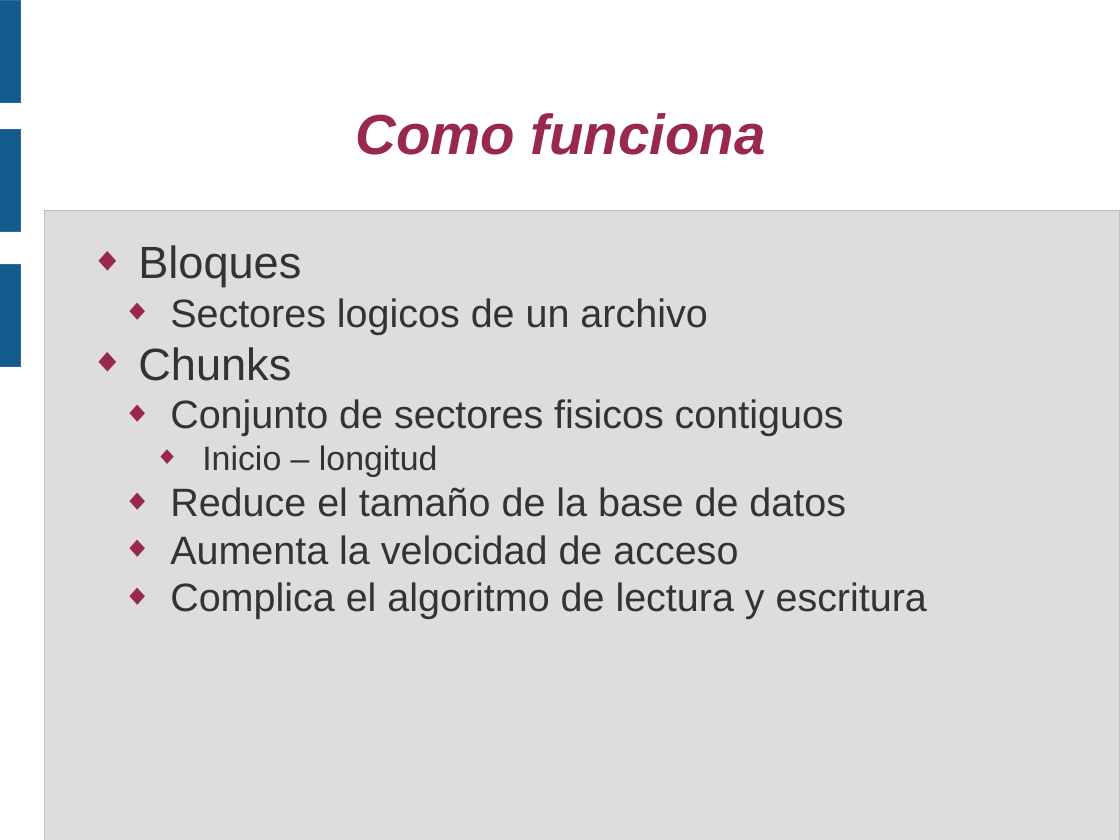
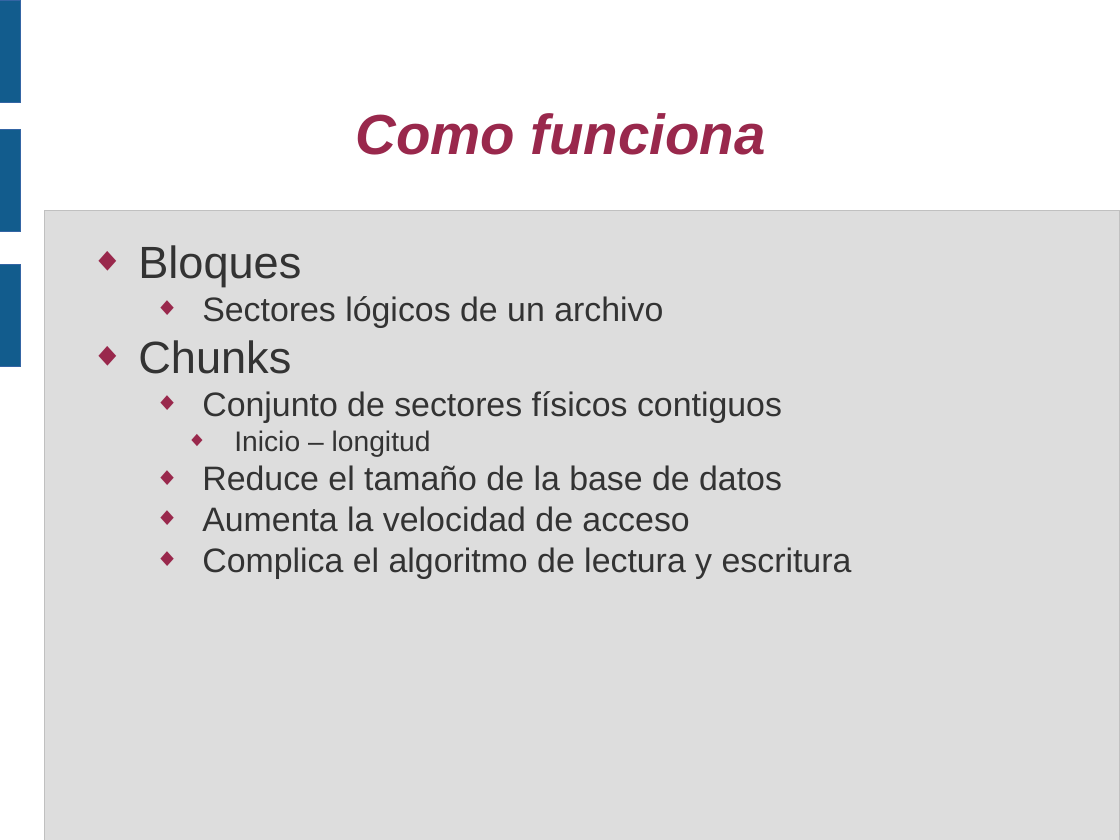
Before and after one commit to piranna/PirannaFS, a slide deck: slide 11 of doc/Presentacion V CUSL/PirannaFS.odp. Drawn at 1120x840 pixels with LibreOffice and Linux fonts; fonts in the diff are those of the drawing. Boxes give left, top, right and bottom in pixels: in the first picture for what was removed or moved away, otherwise in the second. Text is boxed around its words. In the diff, an @@ line names an element or a change of style, - is before the commit and + after.

```diff
--- a/doc/Presentacion V CUSL/PirannaFS.odp
+++ b/doc/Presentacion V CUSL/PirannaFS.odp
@@ text at box(202, 296, 663, 328): text changed; size 28 to 24 pt @@
-  ◆ Sectores logicos de un archivo
+    ◆ Sectores lógicos de un archivo
@@ text at box(202, 391, 782, 423): text changed; size 28 to 24 pt @@
-  ◆ Conjunto de sectores fisicos contiguos
+    ◆ Conjunto de sectores físicos contiguos
@@ text at box(202, 430, 852, 579): size 24 to 20 pt in "Inicio – longitud"; size 28 to 24 pt in "Reduce el tamaño de la base de ...", "Aumenta la velocidad de acceso", "Complica el algoritmo de lectura y escritura"; list level 3 to 4 in "Inicio – longitud"; list level 2 to 3 in "Reduce el tamaño de la ..."; list level 2 to 3 in "Aumenta la velocidad de acceso"; list level 2 to 3 in "Complica el algoritmo de lectura ..." @@
```
Also in this commit, not shown: 13 other slides changed, 5 other files.
